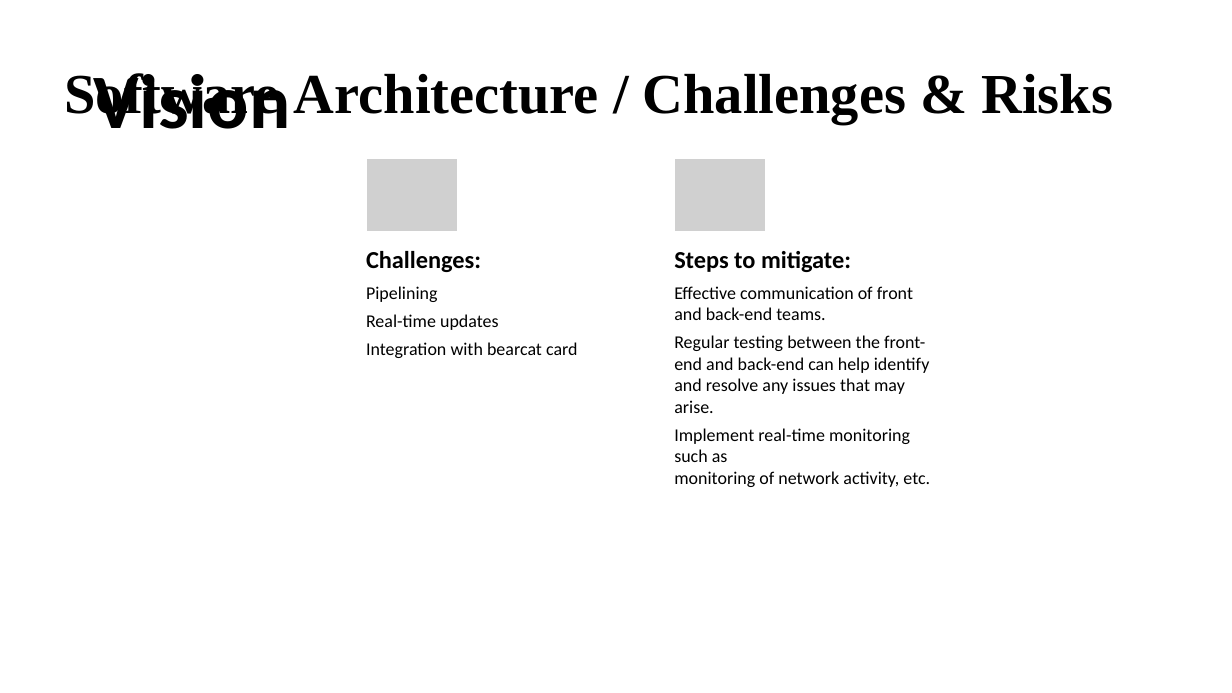
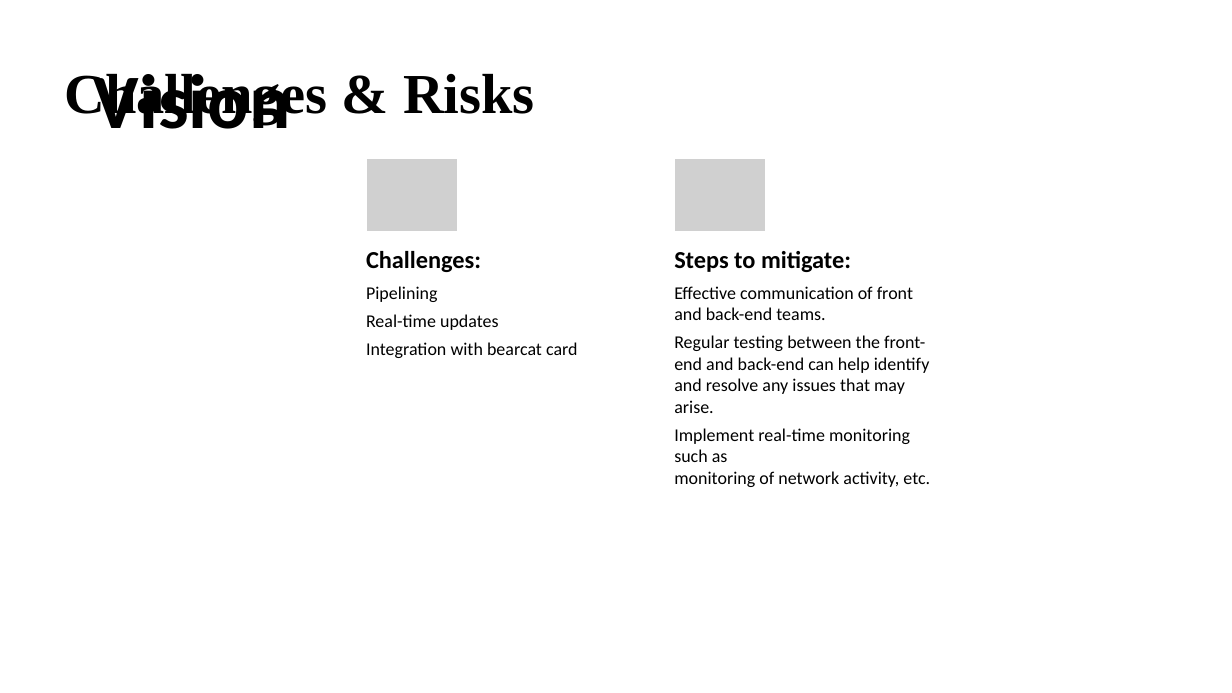
Before and after one commit to EECE3093C/team-project-nontoastermakers, a slide deck: slide 4 of UC Dash Presentation.pptx (slide 3 before the commit). Drawn at 1232x693 pixels with LibreOffice and Linux fonts; fonts in the diff are those of the drawing; grey boxes stand for pictures; background and template pictures are left out. Boxes give left, top, right and bottom in pixels: in the first picture for what was removed or moved away, otherwise in the second. Text is boxed around its words. In the diff, an @@ line names an element or a change of style, - is before the commit and + after.

```diff
--- a/UC Dash Presentation.pptx
+++ b/UC Dash Presentation.pptx
@@ text at <box>64,70,535,125</box>: text changed @@
-Software Architecture / Challenges & Risks
+Challenges & Risks
```
Also in this commit, not shown: 2 other slides changed.
